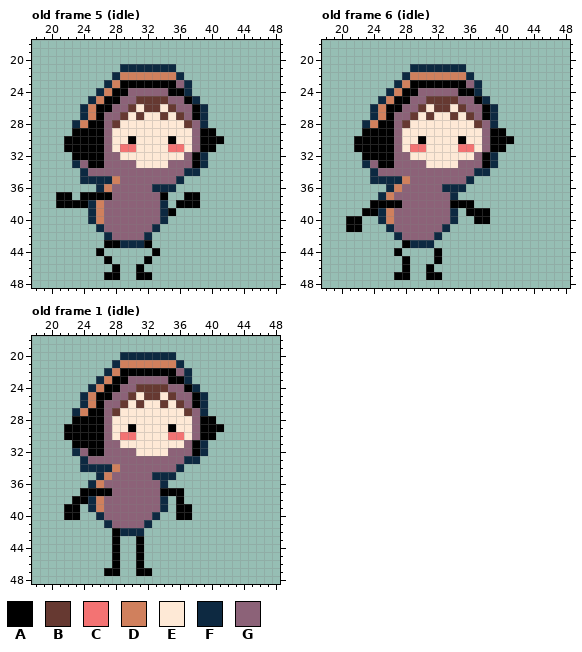
Edited in one commit: pixel-art file (Personajes/animation/testMuñequito.ase). The picture above was drawn from the file before the commit.
64x64 pixels, 6 frames. Shown: old frame 5 (idle): x 18..48, y 18..48; old frame 6 (idle): x 18..48, y 18..48; old frame 1 (idle): x 18..48, y 18..48. The commit also changed other frames, which this record leaves out.
Visible layers, top first: "Brazos", "Piernas", "cabeza", "cuerpo".
Palette (. is transparent): A #000000  B #663931  C #f37373  D #d0805d  E #fee9d6  F #0d2941  G #8c6278
Pixels before, old frame 5 (idle), first column x 21:
21 ........FFFFFFF......
22 .......FDDDDDDDF.....
23 ......FDAAAAAAAGF....
24 .....FDAAGGGGGAAF....
25 ....FDAAGGBBBBGGAF...
26 ...FDAAGGBEBBEBGGAF..
27 ...FDAGGBEBEEBEBGAF..
28 ..FDAAGBEEEEEEEEBGF..
29 ..AAAAGEEEEEEEEEEGAA.
30 .AAAAAGEEAEEEEAEEGAAA
31 .AAAAAGECCEEEECCEGAA.
32 ..AAAAGGEEEEEEEEGAF..
33 ..FGAAGGGGEEEEGGGAF..
34 ...FGGGGGGGGGGGGFF...
35 ...FFFFDGGGGGGGF.....
36 .....FDGGGGGFFF......
37 AA.AAAAGGGGGGA..AA...
38 AAAAFDGGGGGGGF.AAA...
39 ....FDGGGGGGGFA......
40 ....FDGGGGGGGF.......
41 .....FGGGGGGF........
42 ......FGGGGF.........
43 ......AAFFFA.........
44 .....A......A........
45 ......A....A.........
46 .......A..A..........
47 ......AA..AA.........
Pixels before, old frame 6 (idle), first column x 21:
21 ........FFFFFFF......
22 .......FDDDDDDDF.....
23 ......FDAAAAAAAGF....
24 .....FDAAGGGGGAAF....
25 ....FDAAGGBBBBGGAF...
26 ...FDAAGGBEBBEBGGAF..
27 ...FDAGGBEBEEBEBGAF..
28 ..FDAAGBEEEEEEEEBGF..
29 ..AAAAGEEEEEEEEEEGAA.
30 .AAAAAGEEAEEEEAEEGAAA
31 .AAAAAGECCEEEECCEGAA.
32 ..AAAAGGEEEEEEEEGAF..
33 ..FGAAGGGGEEEEGGGAF..
34 ...FGGGGGGGGGGGGFF...
35 ...FFFFDGGGGGGGF.....
36 .....FDGGGGGFFF......
37 ....FDGGGGGGGF.......
38 ...AAAAGGGGGGAAA.....
39 ..AAFDGGGGGGGF.AAA...
40 AA..FDGGGGGGGF..AA...
41 AA...FGGGGGGF........
42 ......FGGGGF.........
43 .......AFFF..........
44 ......A....A.........
45 .......A...A.........
46 .......A..A..........
47 ......AA..AA.........
Pixels before, old frame 1 (idle), first column x 22:
20 .......FFFFFFF......
21 ......FDDDDDDDF.....
22 .....FDAAAAAAAGF....
23 ....FDAAGGGGGAAF....
24 ...FDAAGGBBBBGGAF...
25 ..FDAAGGBEBBEBGGAF..
26 ..FDAGGBEBEEBEBGAF..
27 .FDAAGBEEEEEEEEBGF..
28 .AAAAGEEEEEEEEEEGAA.
29 AAAAAGEEAEEEEAEEGAAA
30 AAAAAGECCEEEECCEGAA.
31 .AAAAGGEEEEEEEEGAF..
32 .FGAAGGGGEEEEGGGAF..
33 ..FGGGGGGGGGGGGFF...
34 ..FFFFDGGGGGGGF.....
35 ....FDGGGGGFFF......
36 ...FDGGGGGGGF.......
37 ..AAAAGGGGGGAAA.....
38 .AAFDGGGGGGGF.A.....
39 AA.FDGGGGGGGF.AA....
40 AA..FGGGGGGF..AA....
41 .....FGGGGF.........
42 ......AFFF..........
43 ......A..A..........
44 ......A..A..........
45 ......A..A..........
46 ......A..A..........
47 .....AA..AA.........
After the commit:
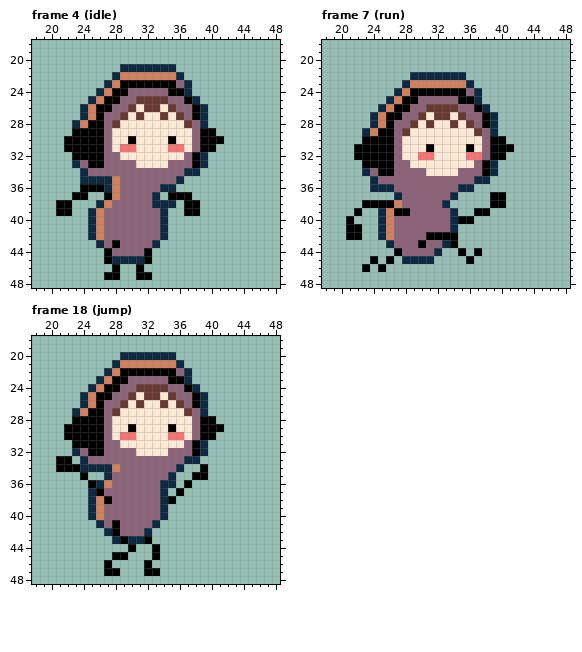
A new or re-ordered frame is compared with the old frame closest to it.
Log entry: idle jumping walking
Changes in this commit:
frames 6 -> 18
frames re-ordered
Frame 4 (idle) against old frame 5 (idle), layers "Brazos", "Piernas", "cuerpo":
y 36: x 24..28 ..FDG -> AAAFD; x 33 F -> G
y 37: x 21..23 AA. -> ..A; x 25..26 AA -> ..; x 28 G -> D; x 33..36 GA.. -> F.AA; x 38 A -> .
y 38: x 23..27 AAFDG -> ...FD; x 33 G -> F; x 35..36 .A -> F.
y 39: x 21..22 .. -> AA; x 35 A -> .; x 37..38 .. -> AA
y 41: x 25..26 .F -> FD; x 33..34 F. -> GF
y 42: x 25..27 ..F -> FDG; x 32..34 F.. -> GGF
y 43: x 26..27 .A -> FG; x 29..33 FFFA. -> GGGGF
y 44: x 26..33 A......A -> .AGGGGA.
y 45: x 28..31 .... -> FFFF
Frame 7 (run) is new; against old frame 6 (idle):
y 21: x 29..35 FFFFFFF -> .......
y 22: x 28..36 FDDDDDDDF -> .FFFFFFF.
y 23: x 27..37 FDAAAAAAAGF -> .FDDDDDDDF.
y 24: x 26..28 FDA -> .FD; x 30..34 GGGGG -> AAAAA; x 36 A -> G
y 25: x 25..27 FDA -> .FD; x 29 G -> A; x 31..38 BBBBGGAF -> GGGGAAF.
y 26: x 24..26 FDA -> .FD; x 28 G -> A; x 30..31 BE -> GB; x 34..35 EB -> BG; x 37..39 GAF -> AF.
y 27: x 27 G -> A; x 29..36 BEBEEBEB -> GBEBBEBG
y 28: x 23..25 FDA -> .FD; x 28..29 BE -> GB; x 31 E -> B; x 34 E -> B; x 36..38 EBG -> BGA
y 29: x 23..24 AA -> FD; x 28 E -> B; x 37 E -> B; x 39..40 AA -> F.
y 30: x 22 A -> .; x 30 A -> E; x 35 A -> E; x 41 A -> .
y 31: x 29..31 CCE -> EEA; x 35..36 CC -> EA; x 41 . -> A
y 32: x 22 . -> A; x 28 G -> E; x 30..31 EE -> CC; x 36..40 EGAF. -> CCGAA
y 33: x 23..24 FG -> AA; x 29..30 GG -> EE; x 35..36 GG -> EE
y 34: x 23..26 .FGG -> FGAA; x 31..34 GGGG -> EEEE; x 37..39 FF. -> GAF
y 35: x 25..28 FFFD -> GGGG; x 36..38 F.. -> GFF
y 36: x 24..25 .. -> FF; x 27 D -> G; x 33..34 FF -> GG; x 36 . -> F
y 37: x 25..27 FDG -> ..F; x 39..40 .. -> AA
y 38: x 23 . -> A; x 27 A -> D; x 33..36 GAAA -> F...; x 39..40 .. -> AA
y 39: x 22..24 .AA -> A..; x 27..28 GG -> AA; x 36 A -> .
y 40: x 22 A -> .; x 35..38 ..AA -> AA..
y 41: x 25..26 .F -> FD; x 33..34 F. -> GF
y 42: x 21..22 .. -> AA; x 25..27 ..F -> FDG; x 31..34 GF.. -> AAAA
y 43: x 26..34 ..AFFF... -> FGGGAGGFA
y 44: x 28..32 ....A -> GGGGF; x 35 . -> A; x 37 . -> A
y 45: x 24 . -> A; x 26 . -> A; x 28..32 A...A -> FFFF.; x 36 . -> A
y 46: x 23 . -> A; x 25 . -> A; x 28 A -> .; x 31 A -> .
y 47: x 27..28 AA -> ..; x 31..32 AA -> ..
Frame 18 (jump) is new; against old frame 1 (idle):
y 33: x 21..22 .. -> AA
y 34: x 21..23 ... -> AAA; x 39 . -> A
y 35: x 24 . -> A; x 26..27 FD -> .F; x 33..34 FF -> GG; x 38..39 .. -> AA
y 36: x 25..27 FDG -> AFD; x 35 . -> F; x 37 . -> A
y 37: x 24..25 AA -> .F; x 27 A -> G; x 34..35 AA -> F.
y 38: x 23..24 AA -> ..; x 27 G -> A; x 35..36 .A -> A.
y 39: x 22..23 AA -> ..; x 36..37 AA -> ..
y 40: x 22..23 AA -> ..; x 25..26 .F -> FD; x 33..34 F. -> GF; x 36..37 AA -> ..
y 41: x 26..28 .FG -> FGA; x 32..33 F. -> GF
y 42: x 27 . -> F; x 29..32 FFF. -> GGGF
y 43: x 28..32 A..A. -> FAFFA
y 44: x 28 A -> .; x 30..31 .A -> A.; x 33 . -> A
y 45: x 29 . -> A; x 31 A -> .; x 33 . -> A
y 46: x 27..28 .A -> A.; x 31..32 A. -> .A
y 47: x 31 A -> .; x 33 . -> A
Changed places in both pictures, as pixel boxes (x1, y1, x2, y2):
changed: (56, 184, 200, 264)
changed: (346, 64, 514, 280)
changed: (56, 456, 208, 576)
